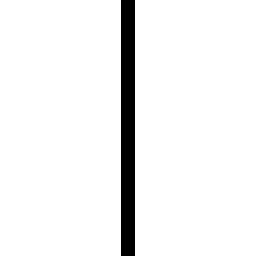
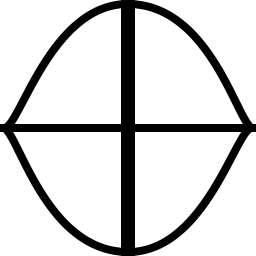
Comparing the layer stacks of the two 256x256 images. Changes:
showed "Line Up" over [0, 0, 256, 132]
showed "Line Down" over [0, 124, 256, 256]
showed "Line" over [0, 124, 256, 132]
